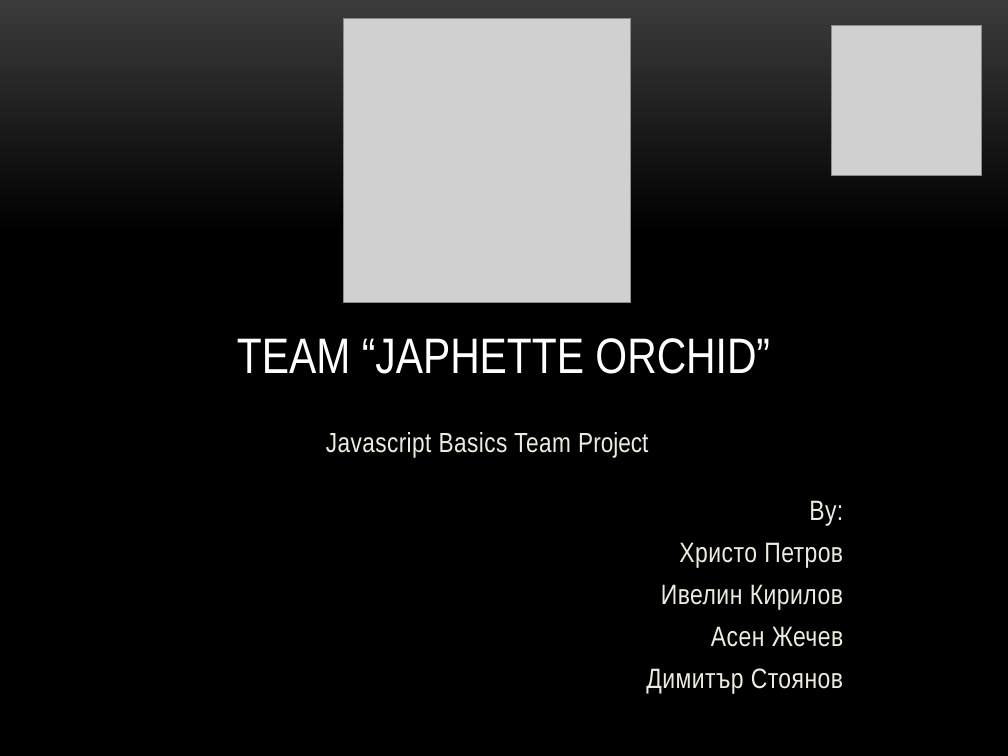
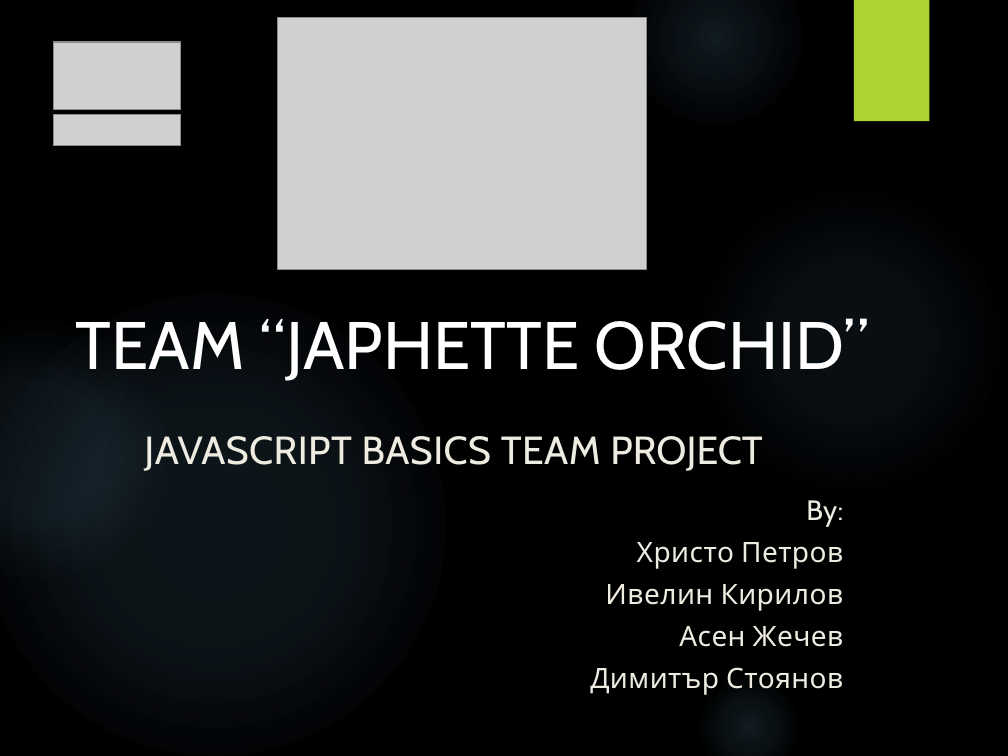
Before and after one commit to Razhagal/Team-Japhette-Orchid, a slide deck: slide 1 of JS Game/Main/Team Japhette Orchid.pptx. Drawn at 1008x756 pixels with LibreOffice and Linux fonts; fonts in the diff are those of the drawing; grey boxes stand for pictures; background and template pictures are left out. Boxes give left, top, right and bottom in pixels: in the first picture for what was removed or moved away, otherwise in the second. Text is boxed around its words. In the diff, an @@ line names an element or a change of style, - is before the commit and + after.

Commit message:
Fixed pptx

```diff
--- a/JS Game/Main/Team Japhette Orchid.pptx
+++ b/JS Game/Main/Team Japhette Orchid.pptx
@@ background gradient #3B3B3B to #000000 to picture (left out) @@
@@ picture: place and size @@
-picture at [344,19,631,302]
+picture at [277,17,647,269]
@@ ellipse added at [627,0,803,126], fill gradient #7AC4F0 @@
@@ picture removed at [832,25,982,175] @@
@@ rectangle added at [854,0,929,121], fill #ACD433 @@
@@ picture added at [53,42,180,110] @@
@@ picture added at [53,115,180,146] @@
@@ ellipse added at [695,184,1005,495], fill gradient #7AC4F0 @@
@@ ellipse added at [0,294,445,756], fill gradient #7AC4F0 @@
@@ ellipse added at [0,320,167,580], fill gradient #7AC4F0 @@
@@ title "TEAM “JAPHETTE ORCHID”" at [76,318,869,381]: size 35.6 to 48 pt, font Arial Narrow to Cabin; alignment centre to left @@
@@ subtitle at [144,436,762,471]: text changed; size 19.7 to 28 pt; font Arial Narrow to Cabin @@
-Javascript Basics Team Project
+JAVASCRIPT BASICS TEAM PROJECT
@@ text "By:" at [590,500,844,695]: font Arial Narrow to Cabin @@
@@ ellipse added at [695,672,803,756], fill gradient #7AC4F0 @@
```
Also in this commit, not shown: 7 other slides changed, 3 other files.
